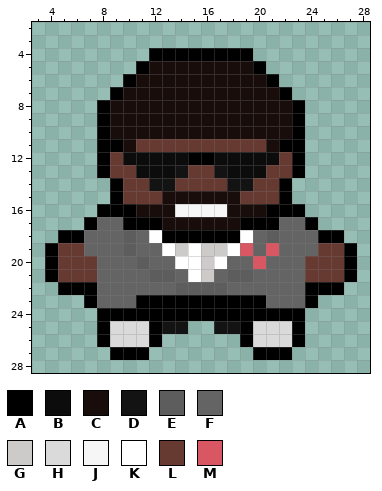
File history of a pixel-art file, Aseprite WIP/Kanye/808-kanye.aseprite. That is the earlier state.
32x32 pixels, 1 frame. Colours within 5 levels of each other are drawn and written as one. Shown: x 3..28, y 2..28.
Palette (. is transparent): A #000000  B #0c0c0c  C #190d0c  D #131313  E #5d5d5d  F #646464  G #cdcaca  H #dadada  J #f6f6f6  K #ffffff  L #663931  M #d95763
After:
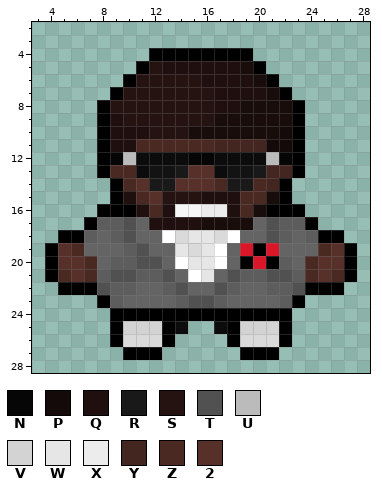
Colours new in this view: N #060606  P #130a09  Q #1f100f  R #191919  S #251312  T #515151  U #bbbbbb  V #d3d3d3  W #e6e6e6  X #ececec  Y #442620  Z #4b2923  2 #573029
Author's note on the commit: 808 kanye missing one or two pixels before final draft
Difference:
@@ palette @@
-M #d95763
+M #da1729
@@ x 3..28 @@
  4 .........AAAAAAAA.........
- 5 ........ACCCCCCCCA........
- 6 .......ACCCCCCCCCCA.......
- 7 ......ACCCCCCCCCCCCA......
- 8 .....ACCCCCCCCCCCCCCA.....
- 9 .....ACCCCCCCCCCCCCCA.....
-10 .....ACCCCCCCCCCCCCCA.....
-11 .....AACLLLLLLLLLLCAA.....
-12 .....ALBBBBBAABBBBBLA.....
-13 .....ALLBBBDLLDBBBLLA.....
-14 ......ALLDDLLLLDDLLA......
-15 ......ALLLCCCCCCLLLA......
-16 .....AAACCCJJJJCCCAAA.....
-17 ....AFFAAACCCCCCAAAFFA....
-18 ..AAFFFEFKAAAAAAKFEFFFAA..
-19 .ALLFFFEFFKGKGGKMFMFFFLLA.
-20 .ALLLFFFEFFKKGKFFMFFFLLLA.
-21 .ALLLFFFFEEFKGFEEFFFFLLLA.
-22 ..AAAFFFFFFEEEEFFFFFFAAA..
-23 ....AFFFAAAAAAAAAAFFFA....
-24 .....AAAAAAAAAAAAAAAA.....
-25 .....AHHHADD..DDAHHHA.....
-26 .....AHHHA......AHHHA.....
-27 ......AAA........AAA......
+ 5 ........ASQQQQQQCA........
+ 6 .......ASSSSSQQQQCA.......
+ 7 ......ASSSSSSSQQQQCA......
+ 8 .....ASSSSSSSSQQCCCCA.....
+ 9 .....AQSSSSSSSCCCCCCA.....
+10 .....AQQQSSSCCCCCCCPA.....
+11 .....AQQZZZZZZYYYYPPA.....
+12 .....ANUBBBBNNBBBBUNA.....
+13 .....AZZBDDR22BDDRYYA.....
+14 ......AZ2RR222ZRRZYA......
+15 ......AQZ2SSSQQQZZCA......
+16 .....AAAQZQJJXXQZCAAA.....
+17 ....AEETFQQQQCCCCFTEEA....
+18 ..AAEFETFFKHWWHKFFTEFEAA..
+19 .A2ZFFFETFFWHWKFMAMFFFZ2A.
+20 .A22ZFEETTFKWWKFAMAEFZ22A.
+21 .AZ2ZETTEETFKWFTEETTEZ2ZA.
+22 ..AAATEEFFETFFTEFFEETAAA..
+23 .....AEFFFFETTEFFFFEA.....
+24 ......AAAAAAAAAAAAAA......
+25 ......AVVVAB..BAVVVA......
+26 ......AHHHA....AHHHA......
+27 .......AAA......AAA.......
 28 ..........................
Boxes around the changes in both pictures, in picture pixels (x1, y1, x2, y2):
changed: (58, 61, 344, 360)
